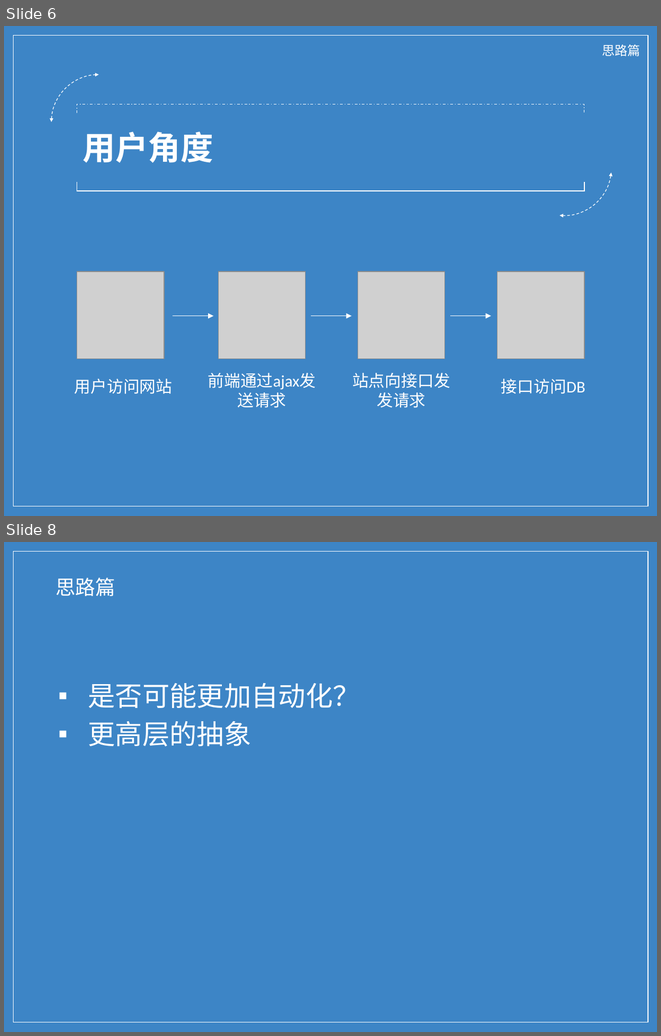
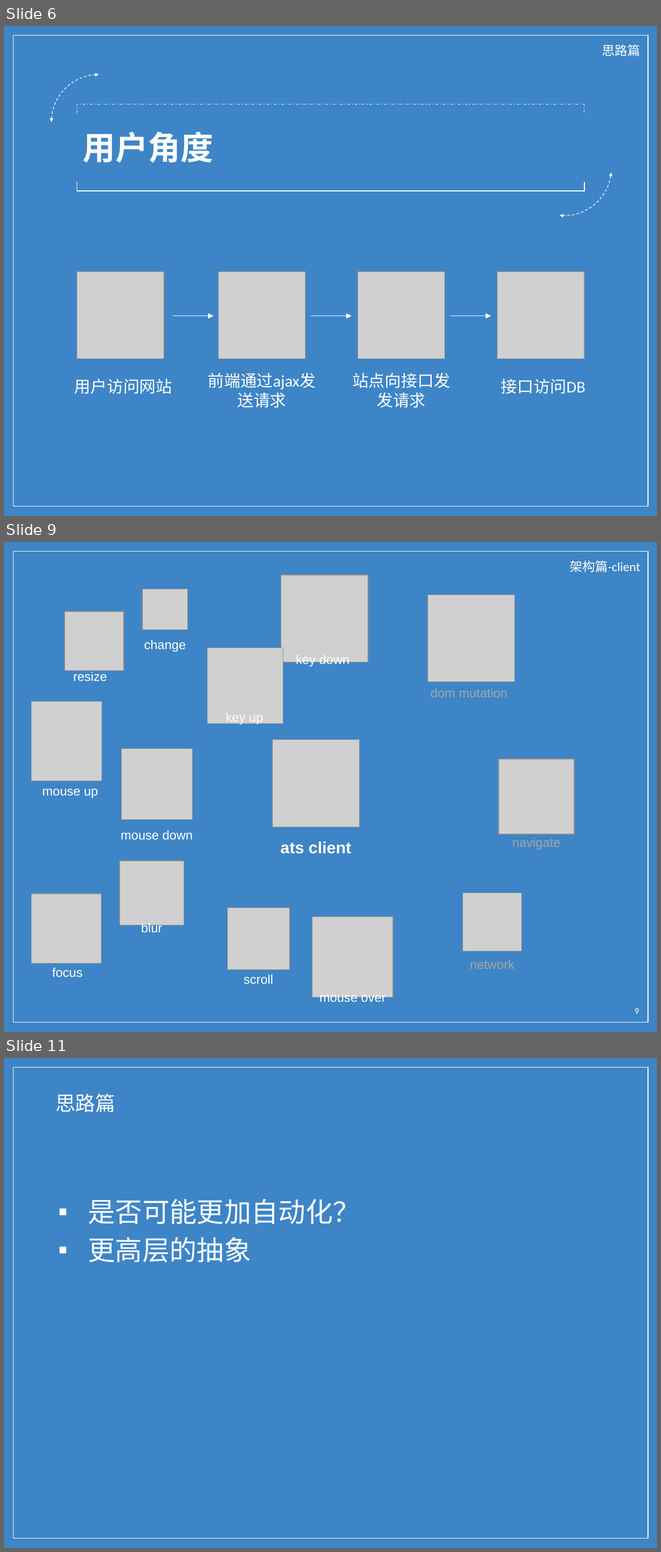
Before and after one commit to wu0792/ats_client, a slide deck: ext/share.pptx. Shown one above the other, each under a label of ours: slides 6 and 8 before the commit, slides 6, 9 and 11 after it; the slides between them are not shown. The pictures are 661x1036 and 661x1552 pixels, drawn with LibreOffice and Linux fonts; fonts in the diff are those of the drawing; grey boxes stand for pictures; background and template pictures are left out. Boxes give left, top, right and bottom in pixels: in the first picture for what was removed or moved away, otherwise in the second. Text is boxed around its words. In the diff, an @@ line names an element or a change of style, - is before the commit and + after.

```diff
--- a/ext/share.pptx
+++ b/ext/share.pptx
@@ slide 9 added at (4, 542, 657, 1032), background picture (left out); not listed: 1 template element that a slide beside it also shows @@
@@ text added at (570, 561, 641, 572), 14 pt, text #FFFFFF @@
+架构篇-client
@@ picture added at (142, 589, 188, 630) @@
@@ picture added at (281, 575, 368, 661) @@
@@ picture added at (428, 595, 514, 682) @@
@@ picture added at (65, 611, 123, 670) @@
@@ text added at (144, 640, 186, 652), 14 pt, text #FFFFFF @@
+change
@@ picture added at (208, 648, 283, 723) @@
@@ text added at (296, 655, 350, 667), 14 pt, text #FFFFFF @@
+key down
@@ text added at (73, 671, 107, 681), 14 pt, text #FFFFFF @@
+resize
@@ text added at (431, 688, 508, 697), 14 pt, text #A6A6A6 @@
+dom mutation
@@ picture added at (32, 702, 102, 781) @@
@@ text added at (226, 713, 263, 725), 14 pt, text #FFFFFF @@
+key up
@@ picture added at (122, 748, 193, 820) @@
@@ picture added at (272, 740, 359, 827) @@
@@ picture added at (498, 759, 574, 834) @@
@@ text added at (42, 788, 98, 798), 14 pt, text #FFFFFF @@
+mouse up
@@ text added at (121, 830, 193, 840), 14 pt, text #FFFFFF @@
+mouse down
@@ text added at (281, 841, 351, 854), 18 pt, text #FFFFFF, bold @@
+ats client
@@ text added at (512, 838, 560, 849), 14 pt, text #A6A6A6 @@
+navigate
@@ picture added at (120, 861, 184, 925) @@
@@ picture added at (32, 893, 102, 963) @@
@@ picture added at (227, 907, 289, 969) @@
@@ picture added at (463, 893, 522, 951) @@
@@ text added at (141, 922, 162, 932), 14 pt, text #FFFFFF @@
+blur
@@ picture added at (312, 916, 393, 997) @@
@@ text added at (52, 967, 82, 977), 14 pt, text #FFFFFF @@
+focus
@@ text added at (470, 960, 514, 969), 14 pt, text #A6A6A6 @@
+network
@@ text added at (244, 974, 273, 984), 14 pt, text #FFFFFF @@
+scroll
@@ text added at (319, 995, 386, 1005), 14 pt, text #FFFFFF @@
+mouse over
@@ page number added at (635, 1008, 639, 1014), 10 pt, text #FFFFFF @@
+9
@@ what was slide 8 is now slide 11 @@
```
Also in this commit, not shown: 5 slides changed, 3 other slides added, 1 slide removed.
